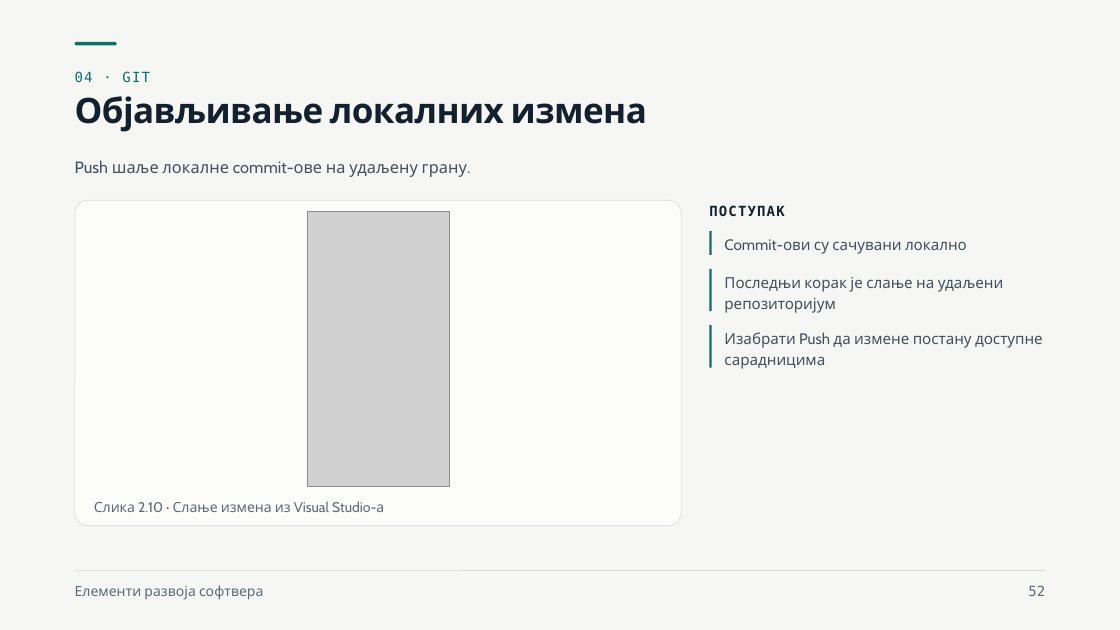
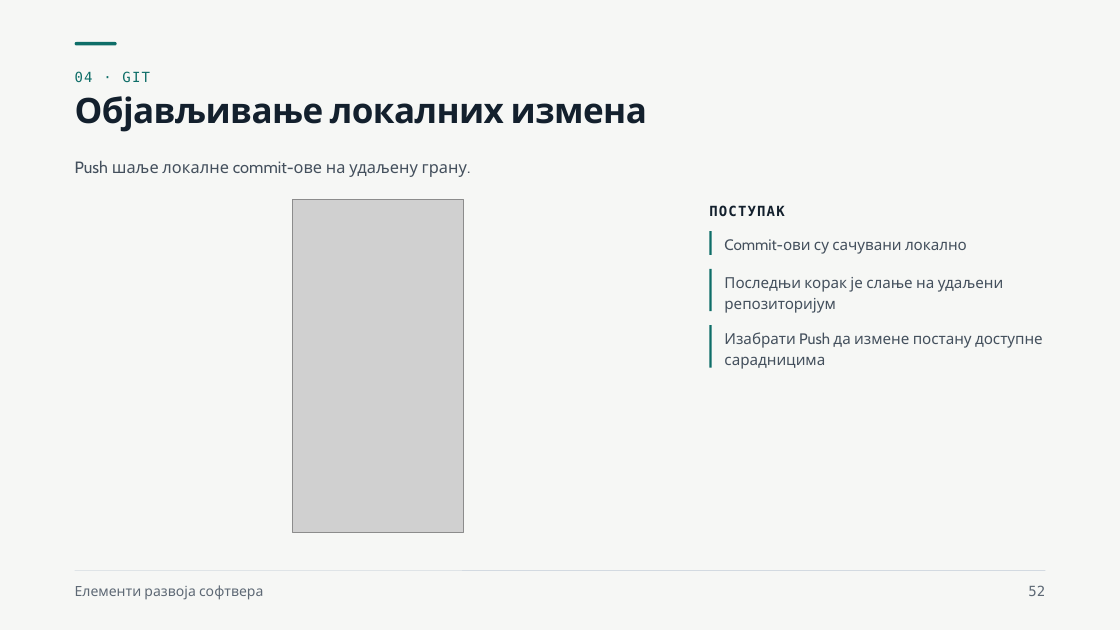
Before and after one commit to owlCoder/ftn-nastavni-materijali, a slide deck: slide 52 of Elementi razvoja softvera (ERS)/Nastavni materijali/01 Zahtevi, backlog i Git/Zahtevi, backlog i Git.pptx. Drawn at 1120x630 pixels with LibreOffice and Linux fonts; fonts in the diff are those of the drawing; grey boxes stand for pictures. Boxes give left, top, right and bottom in pixels: in the first picture for what was removed or moved away, otherwise in the second. Text is boxed around its words. In the diff, an @@ line names an element or a change of style, - is before the commit and + after.

```diff
--- a/Elementi razvoja softvera (ERS)/Nastavni materijali/01 Zahtevi, backlog i Git/Zahtevi, backlog i Git.pptx
+++ b/Elementi razvoja softvera (ERS)/Nastavni materijali/01 Zahtevi, backlog i Git/Zahtevi, backlog i Git.pptx
@@ rounded rectangle removed at (x1=75, y1=200, x2=681, y2=526) @@
@@ picture resized from (x1=308, y1=212, x2=449, y2=487) to (x1=292, y1=200, x2=463, y2=533) @@
@@ text removed at (x1=94, y1=501, x2=384, y2=512) @@
-Слика 2.10 · Слање измена из Visual Studio-а
```
Also in this commit, not shown: 9 other slides changed, 1 other file.
